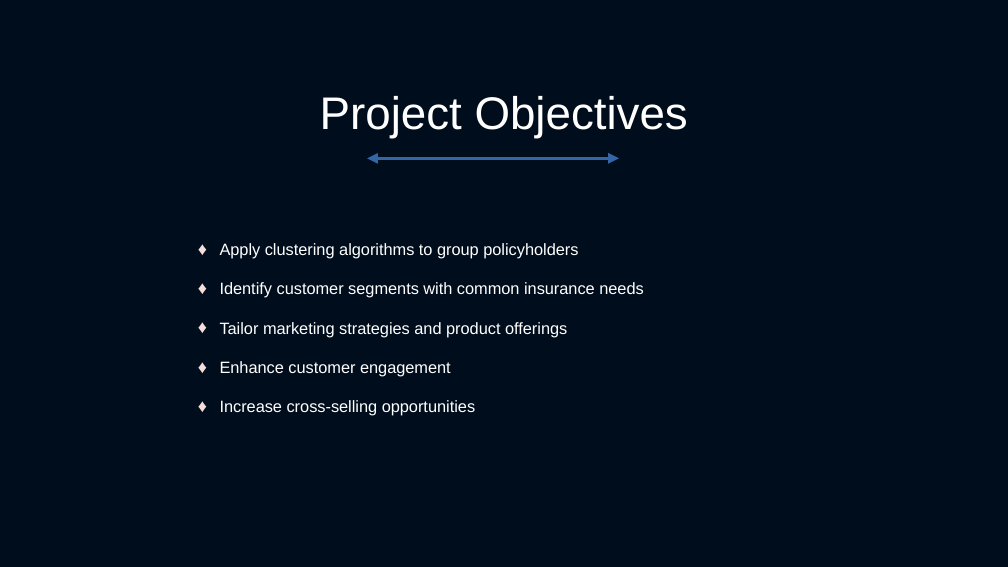
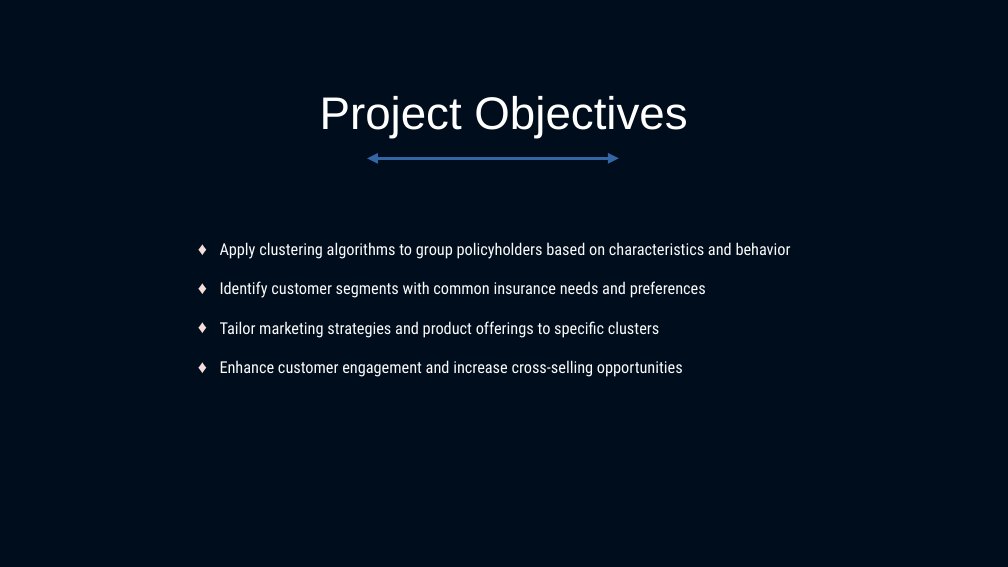
Before and after one commit to Santhosh-Analytics/Insurance_Analytics_Prediction, a slide deck: slide 2 of Data_Driven_Insights.pptx. Drawn at 1008x567 pixels with LibreOffice and Linux fonts; fonts in the diff are those of the drawing. Boxes give left, top, right and bottom in pixels: in the first picture for what was removed or moved away, otherwise in the second. Text is boxed around its words. In the diff, an @@ line names an element or a change of style, - is before the commit and + after.

```diff
--- a/Data_Driven_Insights.pptx
+++ b/Data_Driven_Insights.pptx
@@ text at (220, 242, 791, 377): text changed; font Arial to Roboto Condensed; text colour #FFFFFF to #FAFAFA @@
-♦ Apply clustering algorithms to group policyholders
-♦ Identify customer segments with common insurance needs
-♦ Tailor marketing strategies and product offerings
-♦ Enhance customer engagement
-♦ Increase cross-selling opportunities
+♦ Apply clustering algorithms to group policyholders based on characteristics and behavior
+♦ Identify customer segments with common insurance needs and preferences
+♦ Tailor marketing strategies and product offerings to specific clusters
+♦ Enhance customer engagement and increase cross-selling opportunities
```
Also in this commit, not shown: 4 other slides changed, 3 slides added, 3 slides removed, 15 other files.
